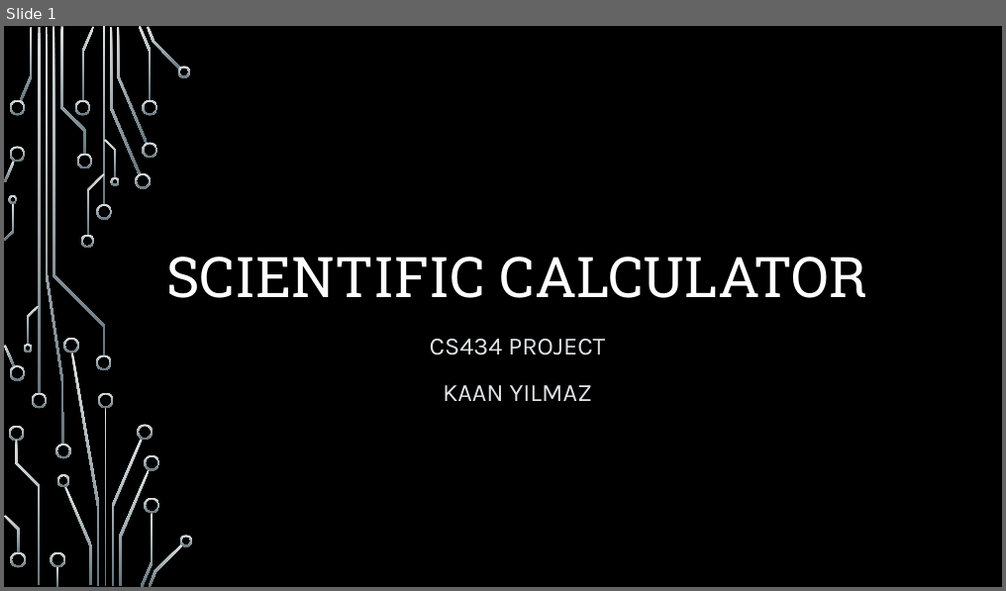
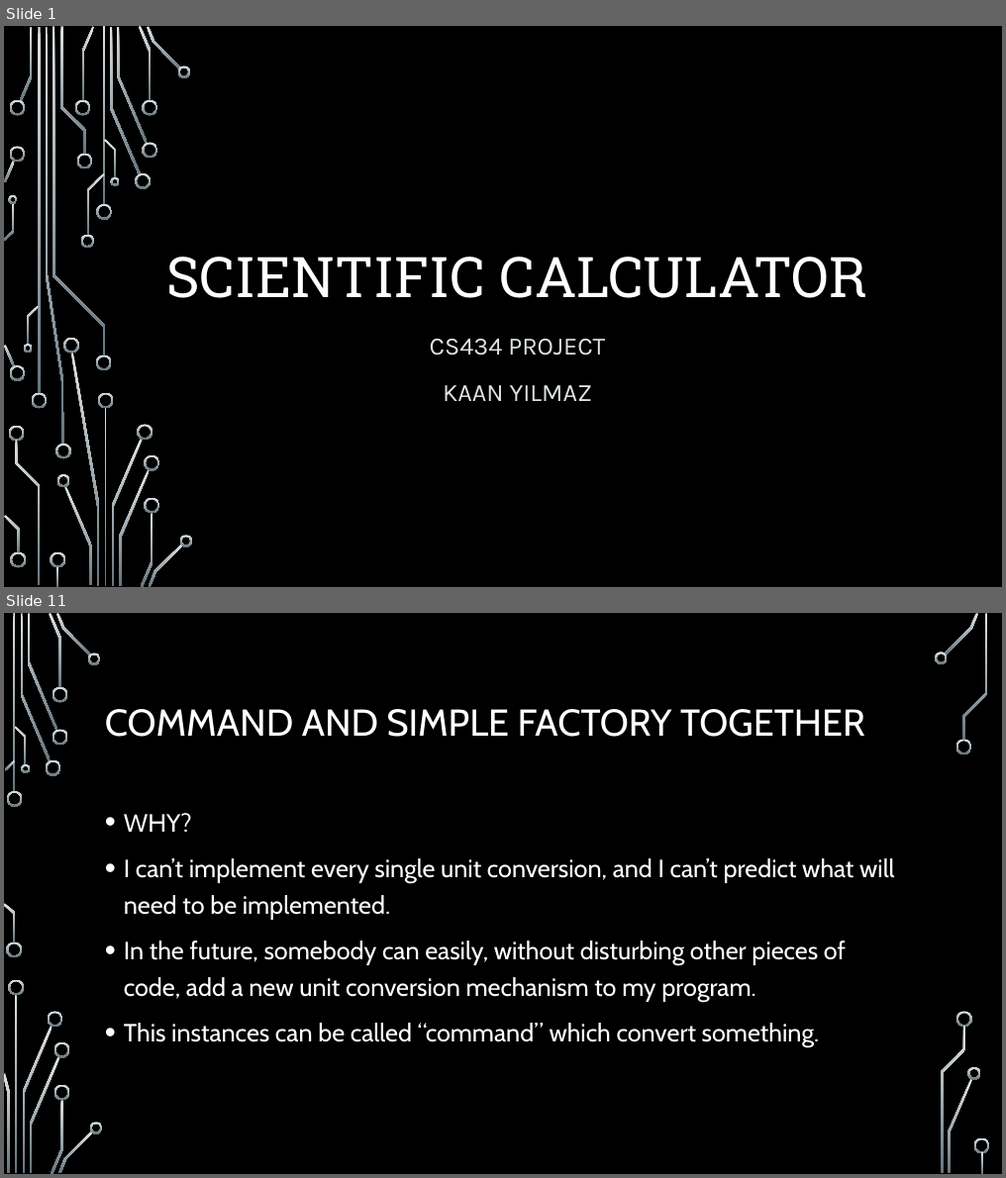
Before and after one commit to kaanyillmazz/SDP-MVC-Calculator, a slide deck: Scientific calculator.pptx. Shown one above the other, each under a label of ours: slide 1 before the commit, slides 1 and 11 after it; the slides between them are not shown. The pictures are 1006x591 and 1006x1178 pixels, drawn with LibreOffice and Linux fonts; fonts in the diff are those of the drawing; background and template pictures are left out. Boxes give left, top, right and bottom in pixels: in the first picture for what was removed or moved away, otherwise in the second. Text is boxed around its words. In the diff, an @@ line names an element or a change of style, - is before the commit and + after.

```diff
--- a/Scientific calculator.pptx
+++ b/Scientific calculator.pptx
@@ slide 11 added at (x1=4, y1=613, x2=1002, y2=1174), background picture (left out) @@
@@ title added at (x1=105, y1=709, x2=865, y2=737), 36 pt, text #FFFFFF @@
+COMMAND AND SIMPLE FACTORY TOGETHER
@@ text added at (x1=124, y1=813, x2=894, y2=1049), 24 pt, text #FFFFFF @@
+• WHY?
+• I can’t implement every single unit conversion, and I can’t predict what will need to be implemented.
+• In the future, somebody can easily, without disturbing other pieces of code, add a new unit conversion mechanism to my program.
+• This instances can be called “command” which convert something.
@@ group added at (x1=4, y1=613, x2=990, y2=1174): 33 freeform shapes, 3 rectangles @@
```
Also in this commit, not shown: 6 slides changed, 6 other slides added, 25 slides removed, 8 other files.
